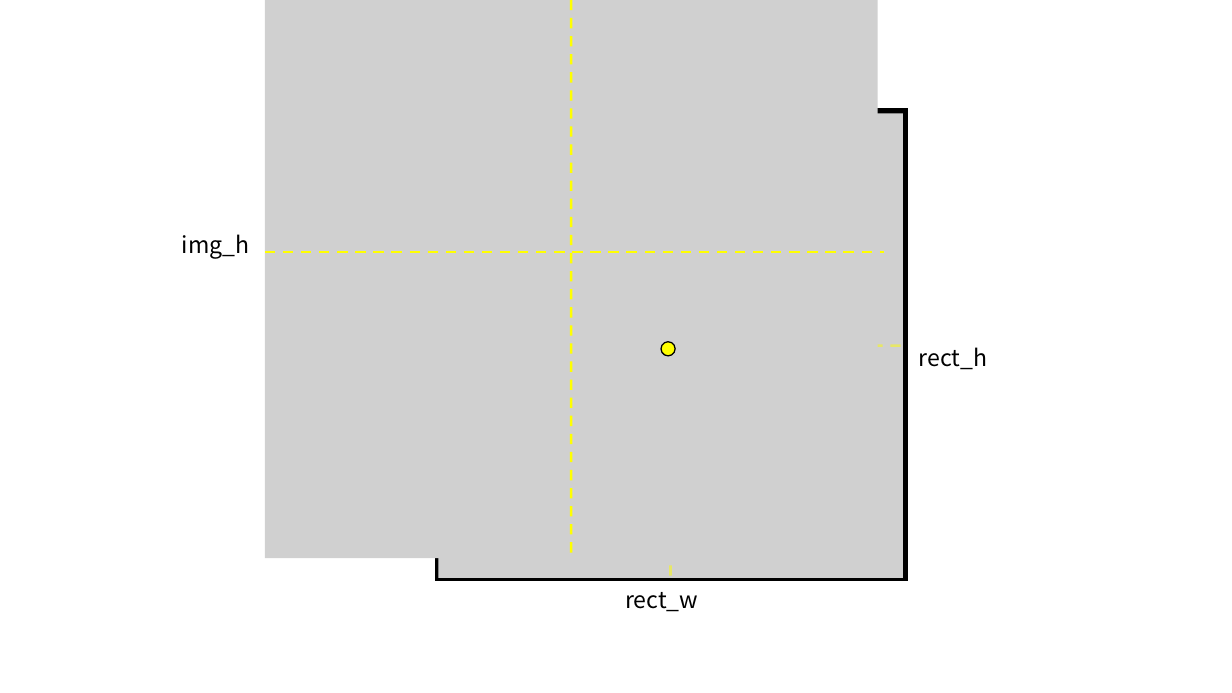
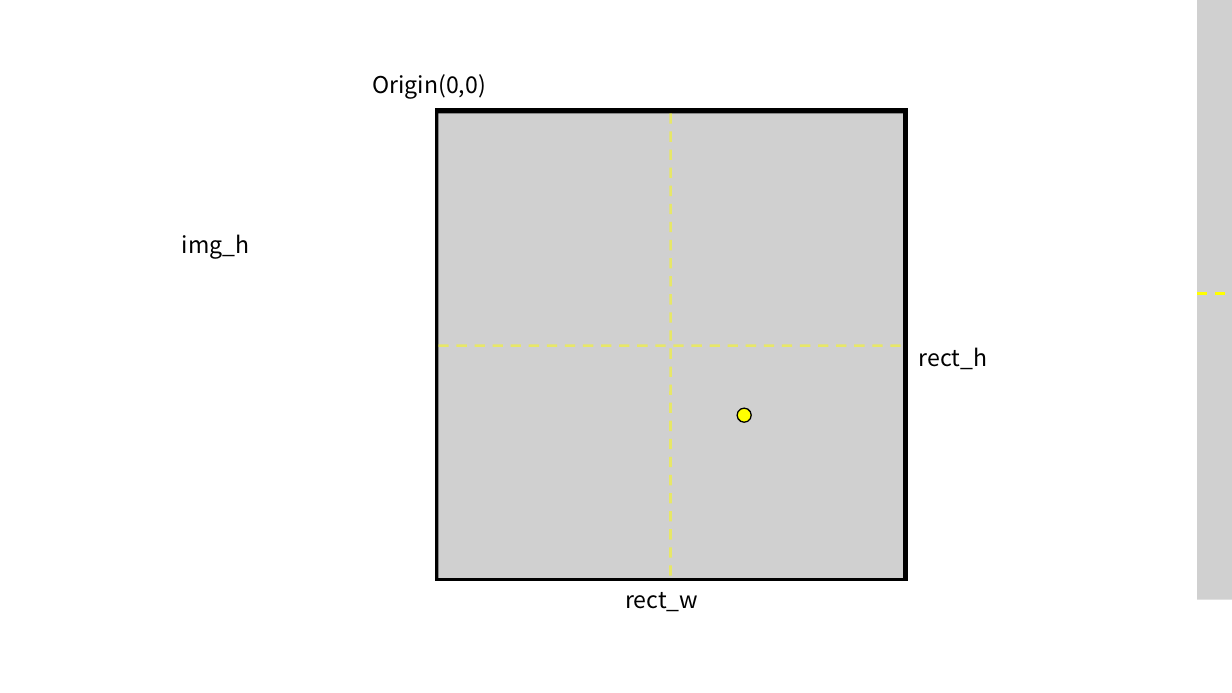
Before and after one commit to Chromatic-Hwi/C_PlusPlus_MFC, a slide deck: slide 1 of ImageViewer 설계.pptx. Drawn at 1232x693 pixels with LibreOffice and Linux fonts; fonts in the diff are those of the drawing; grey boxes stand for pictures. Boxes give left, top, right and bottom in pixels: in the first picture for what was removed or moved away, otherwise in the second. Text is boxed around its words. In the diff, an @@ line names an element or a change of style, - is before the commit and + after.

```diff
--- a/ImageViewer 설계.pptx
+++ b/ImageViewer 설계.pptx
@@ line removed from (571, 0) to (571, 558) @@
@@ picture: place and size @@
-picture at bbox=[265, 0, 878, 558]
+picture at bbox=[1198, 0, 1232, 600]
@@ text added at bbox=[373, 74, 487, 99], 18 pt, text #000000 @@
+Origin(0,0)
@@ line moved from (265, 252) - (884, 252) to (1198, 294) - (1232, 294) @@
@@ ellipse: place and size @@
-ellipse at bbox=[661, 342, 675, 356]
+ellipse at bbox=[738, 409, 751, 422]
```
Also in this commit, not shown: 15 other files.
